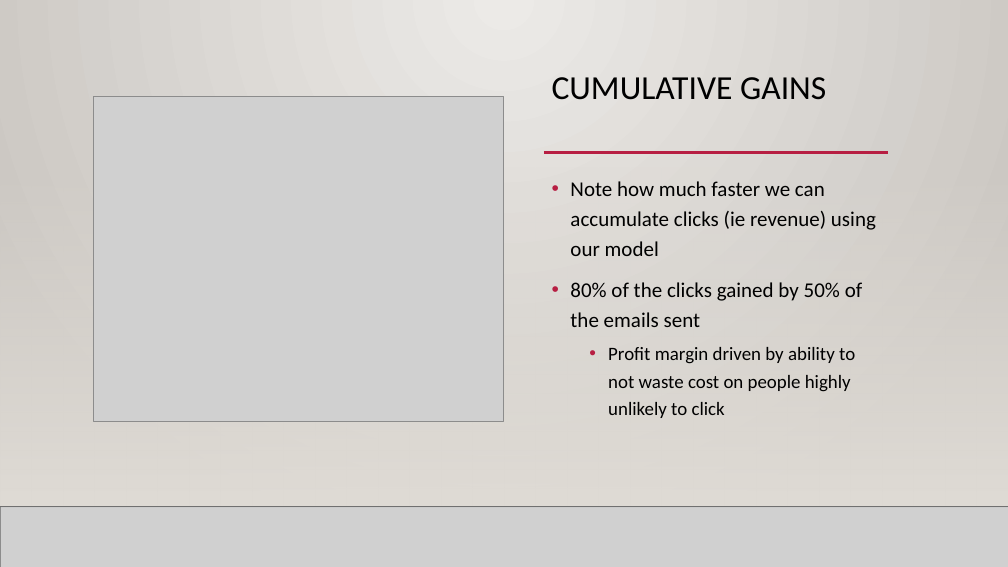
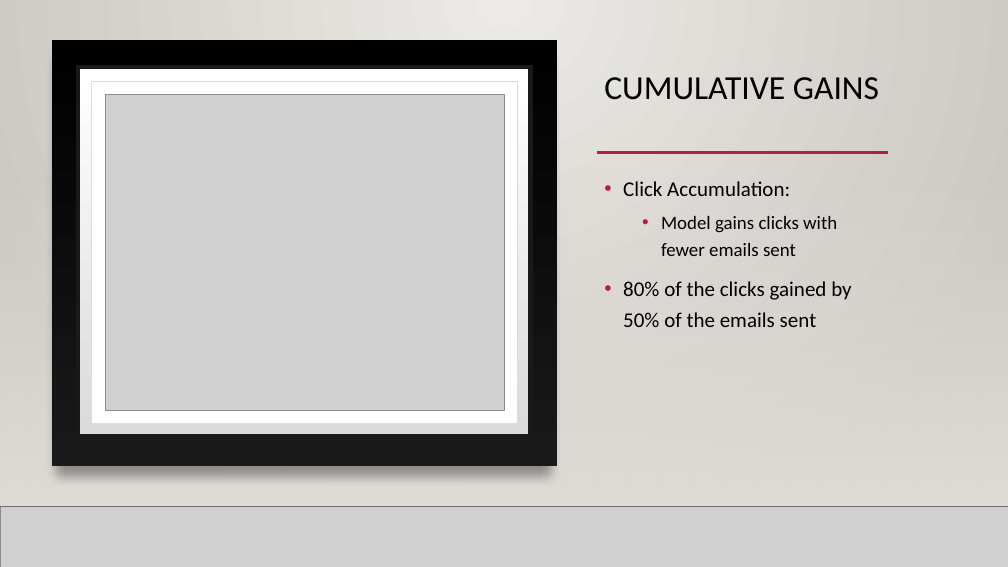
Before and after one commit to bgilliland/credible_takehome, a slide deck: slide 29 of docs/gilliland_credible_takehome.pptx (slide 26 before the commit). Drawn at 1008x567 pixels with LibreOffice and Linux fonts; fonts in the diff are those of the drawing; grey boxes stand for pictures; background and template pictures are left out. Boxes give left, top, right and bottom in pixels: in the first picture for what was removed or moved away, otherwise in the second. Text is boxed around its words. In the diff, an @@ line names an element or a change of style, - is before the commit and + after.

```diff
--- a/docs/gilliland_credible_takehome.pptx
+++ b/docs/gilliland_credible_takehome.pptx
@@ rectangle added at bbox=[52, 40, 557, 466], fill gradient #000001 to #191919 @@
@@ rectangle added at bbox=[78, 67, 530, 436], fill gradient #DADADA to #FFFFFE, outline #191919 4 pt @@
@@ rectangle added at bbox=[91, 82, 517, 423], fill #FFFFFF, outline #DFDBD5 0.5 pt @@
@@ title "CUMULATIVE GAINS": place and size @@
-title "CUMULATIVE GAINS" at bbox=[552, 77, 826, 100]
+title "CUMULATIVE GAINS" at bbox=[604, 77, 879, 100]
@@ picture: place and size @@
-picture at bbox=[94, 97, 504, 422]
+picture at bbox=[105, 94, 504, 410]
@@ line moved from (544, 153) - (888, 153) to (597, 153) - (888, 153) @@
@@ text "Click Accumulation:": place and size @@
-text "Click Accumulation:" at bbox=[570, 181, 876, 418]
+text "Click Accumulation:" at bbox=[623, 181, 851, 327]
@@ text at bbox=[623, 181, 837, 256]: text changed; size 20 to 18 pt @@
-• Note how much faster we can accumulate clicks (ie revenue) using our model
+• Click Accumulation:
+  • Model gains clicks with fewer emails sent
@@ text at bbox=[608, 347, 855, 418]: paragraph removed @@
-  • Profit margin driven by ability to not waste cost on people highly unlikely to click
```
Also in this commit, not shown: 21 other slides changed, 2 slides added, 2 slides removed, 4 other files.
